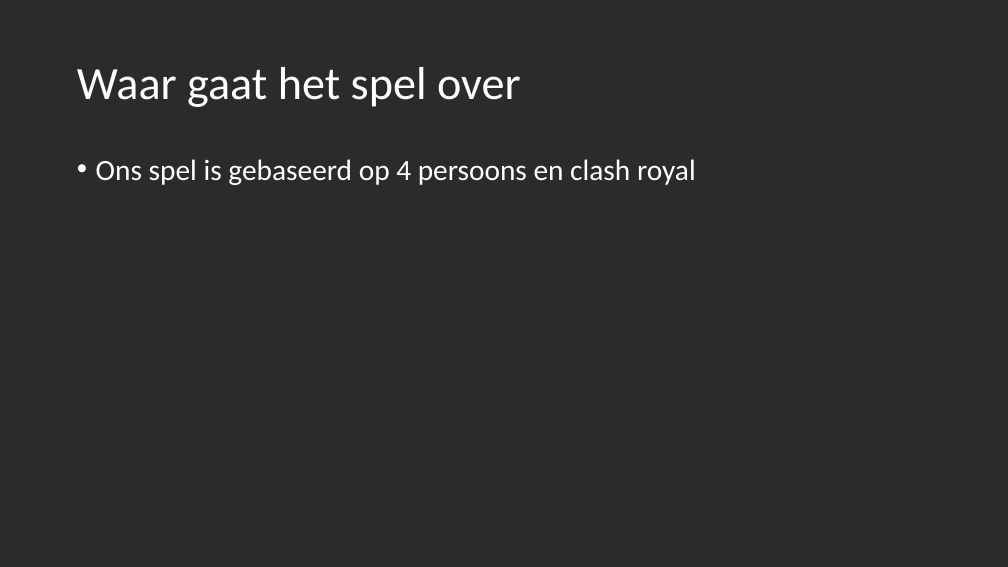
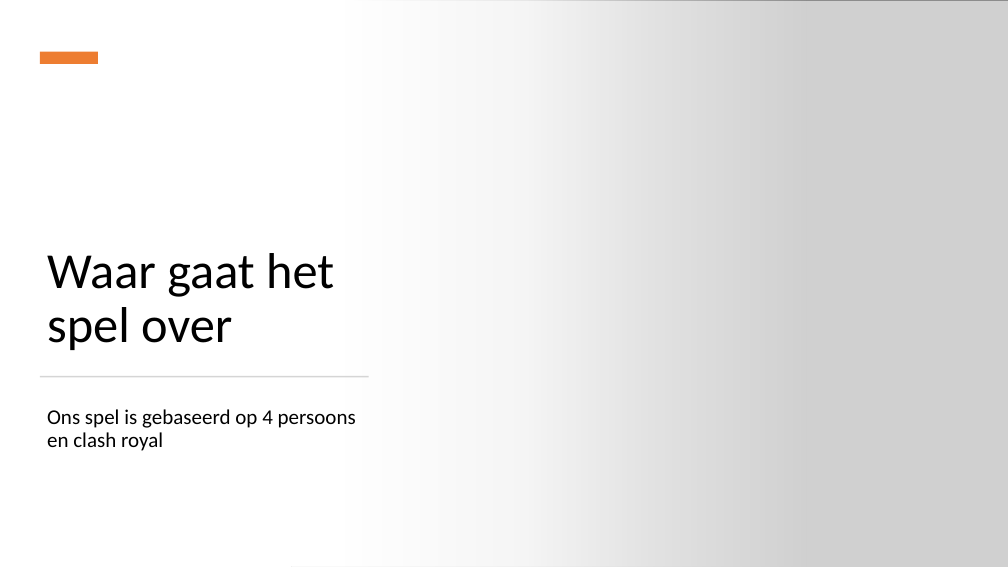
Before and after one commit to Ogulcan2005/Leren-programmeren, a slide deck: slide 3 of DevSkills/Presentatie prototype.pptx (slide 2 before the commit). Drawn at 1008x567 pixels with LibreOffice and Linux fonts; fonts in the diff are those of the drawing; grey boxes stand for pictures; background and template pictures are left out; a plain dark background stands for a picture behind light text. Boxes give left, top, right and bottom in pixels: in the first picture for what was removed or moved away, otherwise in the second. Text is boxed around its words. In the diff, an @@ line names an element or a change of style, - is before the commit and + after.

```diff
--- a/DevSkills/Presentatie prototype.pptx
+++ b/DevSkills/Presentatie prototype.pptx
@@ background picture (left out) to #FFFFFF @@
@@ rectangle added at (x1=0, y1=0, x2=807, y2=567), fill gradient #FFFFFF @@
@@ picture added at (x1=291, y1=0, x2=1008, y2=567) @@
@@ rectangle added at (x1=40, y1=52, x2=98, y2=64), fill #ED7D31 @@
@@ title "Waar gaat het spel over" moved from (x1=77, y1=67, x2=521, y2=107) to (x1=47, y1=253, x2=334, y2=350) @@
@@ title "Waar gaat het spel over" at (x1=47, y1=253, x2=334, y2=350): size 44 to 48 pt, text colour #FFFFFF to #000000; vertical alignment middle to bottom @@
@@ rectangle added at (x1=40, y1=376, x2=369, y2=377), fill #D5D5D5 @@
@@ text "Ons spel is gebaseerd op ..." moved from (x1=96, y1=159, x2=696, y2=185) to (x1=47, y1=409, x2=356, y2=451) @@
@@ text "Ons spel is gebaseerd op ..." at (x1=47, y1=409, x2=356, y2=451): size 28 to 20 pt, text colour #FFFFFF to #000000; bullet • to none @@
```
Also in this commit, not shown: 3 other slides changed, 5 slides added, 23 other files.
